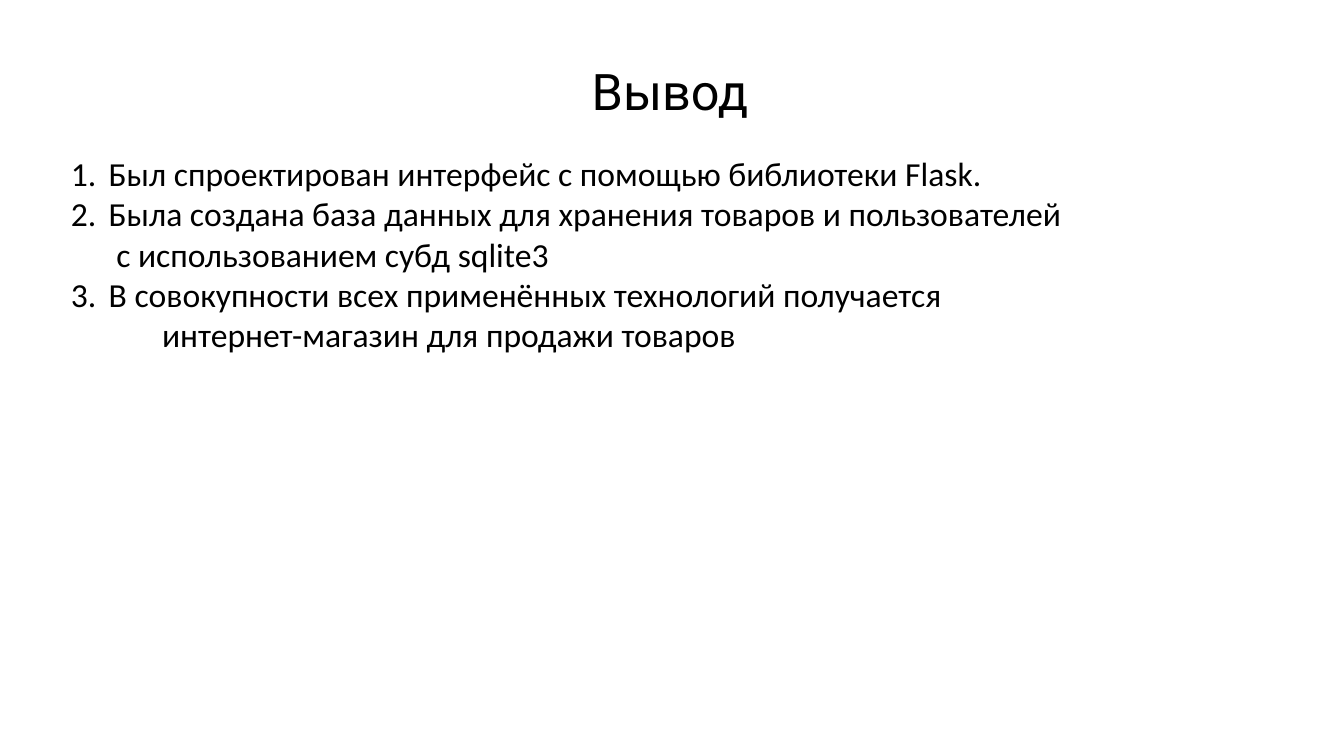
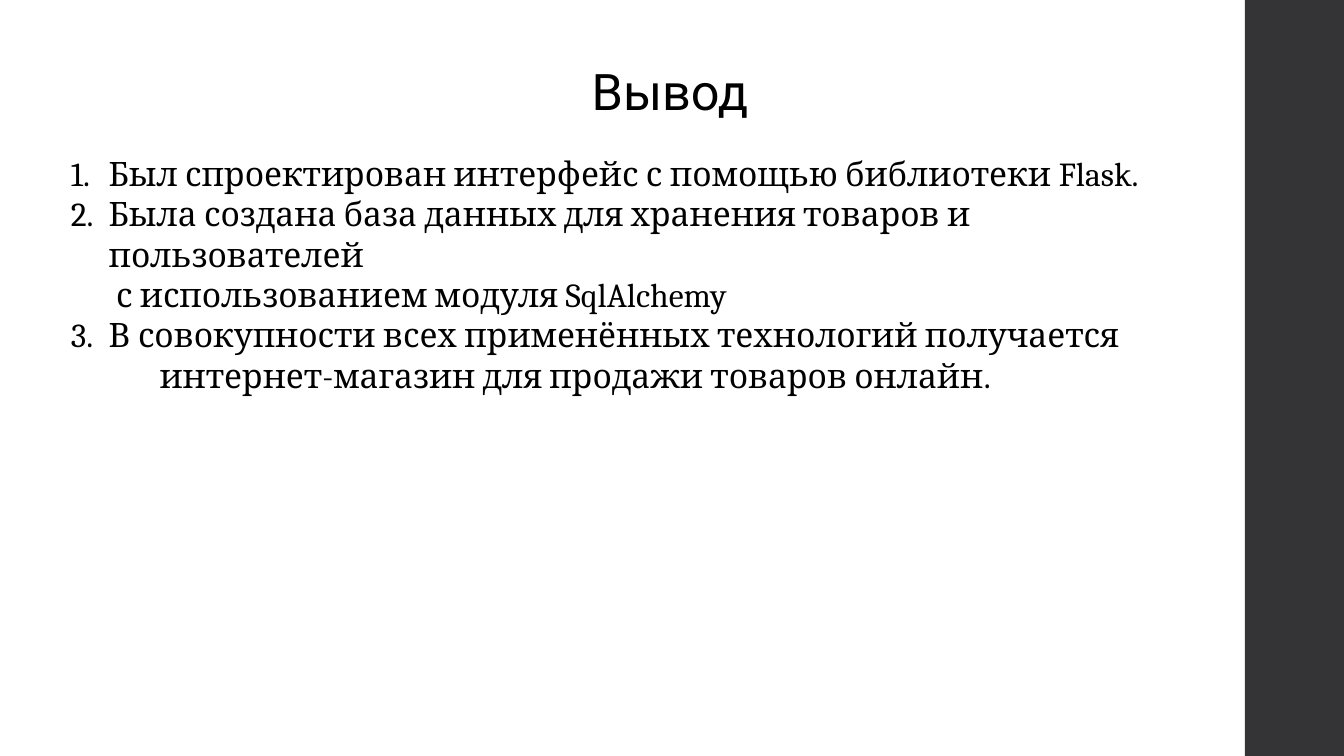
Before and after one commit to JabaXNT/YandexWEBProject, a slide deck: slide 6 of Zapiska/Представление Exchange.pptx (slide 5 before the commit). Drawn at 1344x756 pixels with LibreOffice and Linux fonts; fonts in the diff are those of the drawing. Boxes give left, top, right and bottom in pixels: in the first picture for what was removed or moved away, otherwise in the second. Text is boxed around its words. In the diff, an @@ line names an element or a change of style, - is before the commit and + after.

```diff
--- a/Zapiska/Представление Exchange.pptx
+++ b/Zapiska/Представление Exchange.pptx
@@ rectangle added at <box>1245,0,1344,756</box>, fill #353537 @@
@@ text at <box>109,160,1139,355</box>: font Calibri to Cambria in "Был спроектирован интерфейс с помощью библиотеки Flask.", "В совокупности всех применённых технологий получается" @@
@@ text at <box>109,200,970,315</box>: text changed; font Calibri to Cambria @@
-2. Была создана база данных для хранения товаров и пользователей
-   с использованием субд sqlite3
+2. Была создана база данных для хранения товаров и пользователей
+   с использованием модуля SqlAlchemy
@@ text at <box>160,363,983,396</box>: text changed; font Calibri to Cambria @@
-интернет-магазин для продажи товаров
+интернет-магазин для продажи товаров онлайн.
```
Also in this commit, not shown: 4 other slides changed, 1 slide added, 3 other files.
